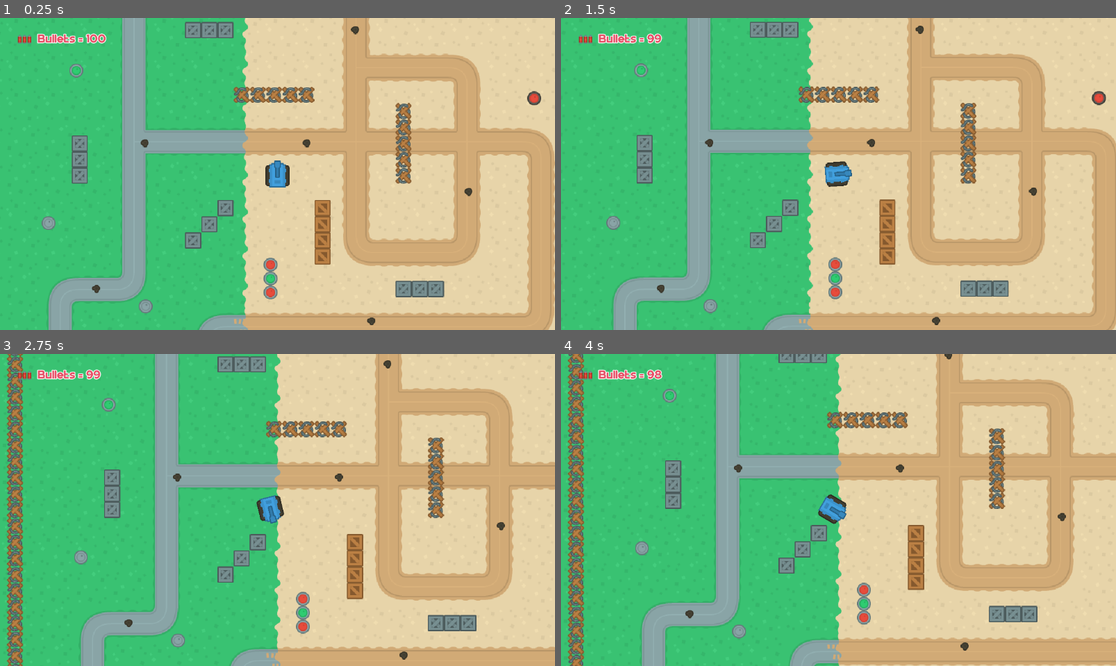
Above: before the commit, frames 1-4 (two rows, left to right).
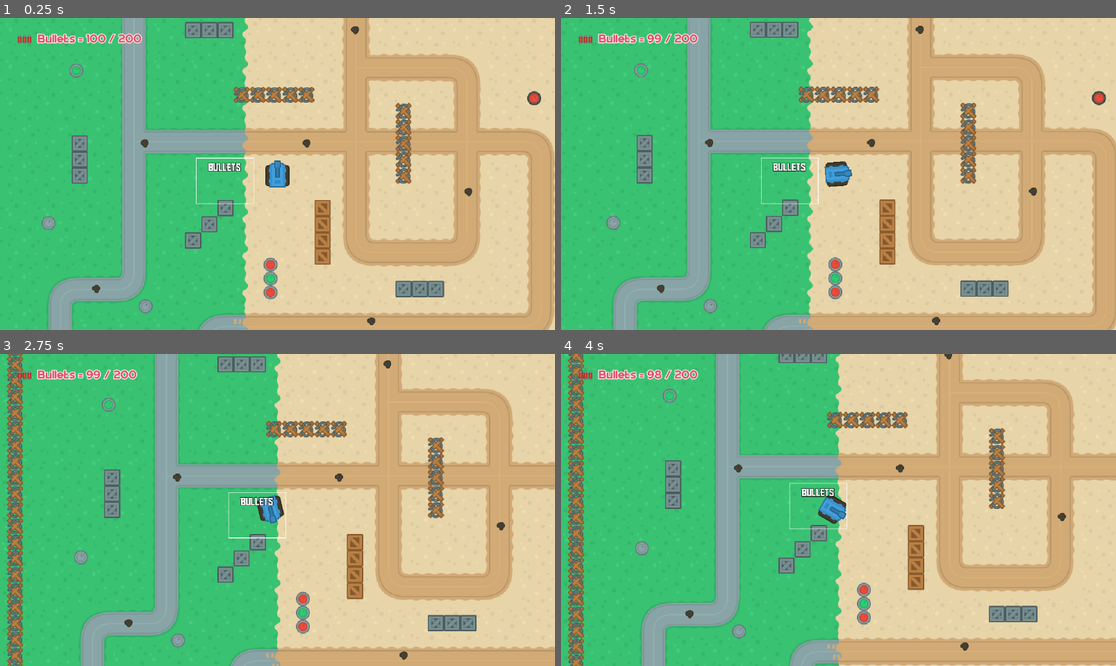
Above: after the commit, the same moments.

Repository: ki8yk8/game-dev-resolution
Game: Godot game, scene res://Scenes/game_play.tscn
The game is run twice, just before and just after one commit, with the same random seed, the same clock (stepped at 60 frames per second) and the same inputs.
Inputs:
- Up to frame 1 (0.25 s): no input
- Up to frame 2 (1.5 s): tap Enter at 0.5 s; hold Right (right) 0.53-1.28 s; tap Space (shoot) at 0.6 s; hold S (down) from 1.28 s (still down); tap Alt at 1.35 s
- Up to frame 3 (2.75 s): release S (down) at 2.03 s; hold Right (right) from 2.03 s (still down); tap Shift at 2.1 s
- Up to frame 4 (4 s): release Right (right) at 2.78 s; hold Up (up) 2.78-3.53 s; tap Space (shoot) at 2.85 s; hold Left (left) from 3.53 s (still down); tap Alt at 3.6 s

The runs differ from the first frame. In frame 1, 0.4% of the frame differs, in the area x 19-46%, y 4-60%; in frame 2, 0.4%; in frame 3, 0.4%; in frame 4, 0.4%, in the area x 18-52%, y 4-57%.

Commit message:
adds bullet spawning

Diff:
--- /dev/null
+++ b/Scenes/bullet_spawn_area.tscn
@@ -0,0 +1,41 @@
+[gd_scene format=3 uid="uid://bw7enshogpx6h"]
+
+[ext_resource type="Script" uid="uid://clflxueo0lwfo" path="res://Scripts/bullet_spawn_area.gd" id="1_ej54k"]
+[ext_resource type="FontFile" uid="uid://1rtaa8c2t3r6" path="res://assets/fonts/KnightWarrior-w16n8.otf" id="1_u2dio"]
+
+[sub_resource type="StyleBoxFlat" id="StyleBoxFlat_ej54k"]
+bg_color = Color(0.6, 0.6, 0.6, 0)
+border_width_left = 1
+border_width_top = 1
+border_width_right = 1
+border_width_bottom = 1
+border_color = Color(1, 1, 1, 1)
+
+[node name="BulletSpawnArea" type="Node2D" unique_id=1865692180]
+script = ExtResource("1_ej54k")
+
+[node name="Panel" type="Panel" parent="." unique_id=1478409627]
+offset_right = 100.0
+offset_bottom = 80.0
+size_flags_horizontal = 4
+size_flags_vertical = 4
+theme_override_styles/panel = SubResource("StyleBoxFlat_ej54k")
+
+[node name="Label" type="Label" parent="." unique_id=19592979]
+offset_left = 21.0
+offset_top = 6.0
+offset_right = 78.0
+offset_bottom = 27.0
+size_flags_horizontal = 4
+theme_override_constants/outline_size = 3
+theme_override_fonts/font = ExtResource("1_u2dio")
+theme_override_font_sizes/font_size = 18
+text = "Bullets"
+horizontal_alignment = 1
+
+[node name="Timer" type="Timer" parent="." unique_id=1447259173]
+
+[node name="Marker2D" type="Marker2D" parent="." unique_id=588699196]
+position = Vector2(48, 52)
+
+[connection signal="timeout" from="Timer" to="." method="_on_timer_timeout"]
--- /dev/null
+++ b/Scenes/bullets.tscn
@@ -0,0 +1,16 @@
+[gd_scene format=3 uid="uid://doxtt13qfwgvs"]
+
+[ext_resource type="Script" uid="uid://bkapdxvtqii15" path="res://Scripts/bullets.gd" id="1_r4o4n"]
+[ext_resource type="Texture2D" uid="uid://dfoct7nm78efn" path="res://assets/PNGs/bullet_cell.png" id="1_umb5x"]
+
+[sub_resource type="RectangleShape2D" id="RectangleShape2D_umb5x"]
+size = Vector2(30, 20)
+
+[node name="Bullets" type="Area2D" unique_id=1298340470]
+script = ExtResource("1_r4o4n")
+
+[node name="Sprite2D" type="Sprite2D" parent="." unique_id=612705347]
+texture = ExtResource("1_umb5x")
+
+[node name="CollisionShape2D" type="CollisionShape2D" parent="." unique_id=134437628]
+shape = SubResource("RectangleShape2D_umb5x")
--- a/Scenes/game_play.tscn
+++ b/Scenes/game_play.tscn
@@ -12,6 +12,7 @@
 [ext_resource type="Texture2D" uid="uid://kr4hffb2sct1" path="res://assets/PNGs/barrelRust_top.png" id="9_kpbyh"]
 [ext_resource type="Texture2D" uid="uid://dfoct7nm78efn" path="res://assets/PNGs/bullet_cell.png" id="11_dhf3t"]
 [ext_resource type="FontFile" uid="uid://2nlnpd3ik203" path="res://assets/fonts/OrizonRegular-6RJG6.otf" id="12_ejlfm"]
+[ext_resource type="PackedScene" uid="uid://bw7enshogpx6h" path="res://Scenes/bullet_spawn_area.tscn" id="13_jfhaq"]
 
 [sub_resource type="TileSetAtlasSource" id="TileSetAtlasSource_363iw"]
 texture = ExtResource("1_ckfrc")
@@ -201,3 +202,6 @@
 theme_override_fonts/font = ExtResource("12_ejlfm")
 theme_override_font_sizes/font_size = 24
 text = "Bullets = 100"
+
+[node name="BulletSpawnArea" parent="." unique_id=1865692180 instance=ExtResource("13_jfhaq")]
+position = Vector2(75, 67)
--- a/Scenes/tank.tscn
+++ b/Scenes/tank.tscn
@@ -5,6 +5,9 @@
 
 [sub_resource type="RectangleShape2D" id="RectangleShape2D_r30pj"]
 size = Vector2(42, 43)
+
+[sub_resource type="RectangleShape2D" id="RectangleShape2D_7f80w"]
+size = Vector2(31, 37)
 
 [node name="Tank" type="CharacterBody2D" unique_id=26339276]
 script = ExtResource("1_r30pj")
@@ -19,4 +22,12 @@
 
 [node name="Timer" type="Timer" parent="." unique_id=1289366645]
 
+[node name="Area2D" type="Area2D" parent="." unique_id=530195694]
+
+[node name="CollisionShape2D" type="CollisionShape2D" parent="Area2D" unique_id=1394436272]
+position = Vector2(0.5, 2.5)
+shape = SubResource("RectangleShape2D_7f80w")
+debug_color = Color(0.8244298, 0.2707664, 0.73681295, 0.41960785)
+
 [connection signal="timeout" from="Timer" to="." method="_on_timer_timeout"]
+[connection signal="area_entered" from="Area2D" to="." method="_on_area_2d_area_entered"]
--- /dev/null
+++ b/Scripts/bullet_spawn_area.gd
@@ -0,0 +1,23 @@
+extends Node2D
+
+@onready var timer = $Timer
+@onready var marker_2d = $Marker2D
+
+var bullets_scene: PackedScene = preload("res://Scenes/bullets.tscn")
+
+var bullets = null
+
+# Called when the node enters the scene tree for the first time.
+func _ready() -> void:
+	spawn_bullet()
+	timer.start(GameManager.BULLETS_SPAWN_DELAY)
+
+func spawn_bullet() -> void:
+	if bullets == null or !is_instance_valid(bullets):
+		bullets = bullets_scene.instantiate()
+		bullets.global_position = marker_2d.global_position
+		get_parent().add_child(bullets)
+
+func _on_timer_timeout() -> void:
+	spawn_bullet()
+	timer.start(GameManager.BULLETS_SPAWN_DELAY)
--- /dev/null
+++ b/Scripts/bullets.gd
@@ -0,0 +1,6 @@
+extends Area2D
+
+const DEGREE_PER_SECOND = 45
+
+func _process(delta: float) -> void:
+	rotation += deg_to_rad(delta * DEGREE_PER_SECOND)
--- a/Scripts/game_manager.gd
+++ b/Scripts/game_manager.gd
@@ -1,4 +1,6 @@
 extends Node
+
+const BULLETS_SPAWN_DELAY = 1    # in seconds
 
 var GAME_STATE = {
 	"top_kills": 0,
--- /dev/null
+++ b/Scripts/game_play.gd
@@ -0,0 +1,13 @@
+extends Node2D
+
+const BULLETS_SPAWN_TIME = 30
+
+var bullets = preload("res://Scenes/bullets.tscn")
+@onready var timer = $Timer
+
+func _ready() -> void:
+	timer.start(BULLETS_SPAWN_TIME)
+
+# spawn say 5 bullets every spawn seconds
+func _on_timer_timeout() -> void:
+	var bullets_scene = bullets.instantiate()
--- a/Scripts/tank.gd
+++ b/Scripts/tank.gd
@@ -10,7 +10,10 @@
 const LATERAL_FRICTION = 0.05
 const MAX_VELOCITY = 100.0
 const SLIPPERY_TIME = 4
+
 const INITIAL_BULLETS = 100
+const BULLETS_RECEIVED = 100
+const MAX_BULLETS = 200
 
 const BULLET_SCENE = preload("res://Scenes/bullet.tscn")
 
@@ -18,7 +21,7 @@
 var bullets = INITIAL_BULLETS
 
 func _process(delta: float) -> void:
-	bullet_label.text = "Bullets = "+str(bullets)
+	bullet_label.text = "Bullets = "+str(bullets)+" / "+str(MAX_BULLETS)
 
 func _physics_process(delta: float) -> void:
 	var cell = oilspill_tilemap.local_to_map(oilspill_tilemap.to_local(global_position))
@@ -27,9 +30,6 @@
 	if tile_data:
 		slippery = tile_data.get_custom_data("is_oil")
 		timer.start(SLIPPERY_TIME)
-
-	if slippery:
-		print("Slippery")
 
 	var acceleration = ACCELERATION if not slippery else ACCELERATION * 2
 	var friction = FRICTION if not slippery else FRICTION * 0.5
@@ -77,3 +77,9 @@
 func _on_timer_timeout() -> void:
 	timer.stop()
 	slippery = false
+
+func _on_area_2d_area_entered(area: Area2D) -> void:
+	if area.name == "Bullets":
+		area.queue_free()
+		bullets += BULLETS_RECEIVED
+		bullets = clamp(bullets, 0, MAX_BULLETS)
--- a/project.godot
+++ b/project.godot
@@ -22,6 +22,10 @@
 [editor_plugins]
 
 enabled=PackedStringArray("res://addons/godot_super-wakatime/plugin.cfg")
+
+[gui]
+
+fonts/dynamic_fonts/use_oversampling=false
 
 [input]
 
Not shown, added: Scripts/bullet_spawn_area.gd.uid
Not shown, added: Scripts/bullets.gd.uid
Not shown, added: Scripts/game_play.gd.uid
